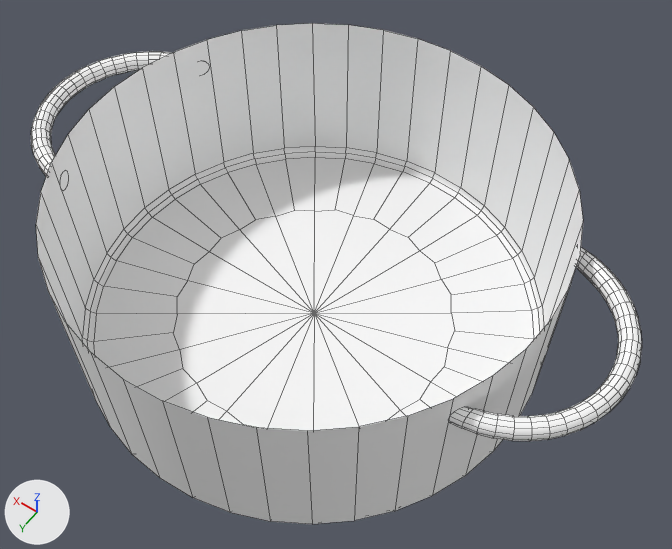
The FBX model CookingSchool/Assets/_Art/Models/Containers/pot.fbx as it was, and as the next commit left it.
Both versions are drawn from a 50 mm camera at (-0.274, 0.351, 0.547) aimed at (-0.022, -0.002, -0.009). Lighting does not change. The marker at lower left points along +X, +Y and +Z. Mesh edges are drawn as thin lines. Where no turn or scale is listed for an object, it has been applied to the vertices.

The scene before the commit, as lines of its bpy script (objects in view):
```python
me_mesh = bpy.data.meshes.new('Mesh')
me_mesh.from_pydata(...)  # 801 vertices, 756 faces; spans x -0.248..0.247, y -0.187..0.187, z -0.073..0.073
me_mesh.materials.append(mat_lambert1)  # white #ffffff
ob_polysurface10 = bpy.data.objects.new('polySurface10', me_mesh)
ob_polysurface10.location = (0.0001, 0.0, -0.0004)
```
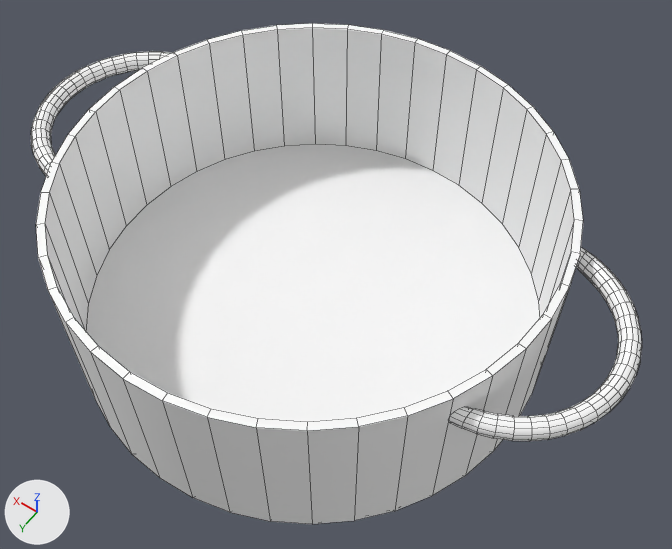
Pixel boxes [x1, y1, x2, y2] of what changed, in the pictures (672 x 549 px):
part 1 of me_mesh, added
    after: [36, 23, 583, 431]

Edits to the bpy script that builds the scene:
```text
Change me_mesh:
    used by ob_polysurface10; location = (0.0001, 0.0, -0.0004)
    remove me_mesh.from_pydata(...)  # 801 vertices, 756 faces; spans x -0.248..0.247, y -0.187..0.187, z -0.073..0.073
    add me_mesh.from_pydata(...)  # 881 vertices, 837 faces; spans x -0.248..0.247, y -0.187..0.187, z -0.073..0.073
    me_mesh part 1
    40 vertices are added at x -0.182..0.18, y -0.181..0.181, z -0.057
    40 new vertices lie (0.0, 0.0, 0.13) away from vertices in x -0.182..0.18, y -0.181..0.181, z -0.057
    81 new faces join them
```
